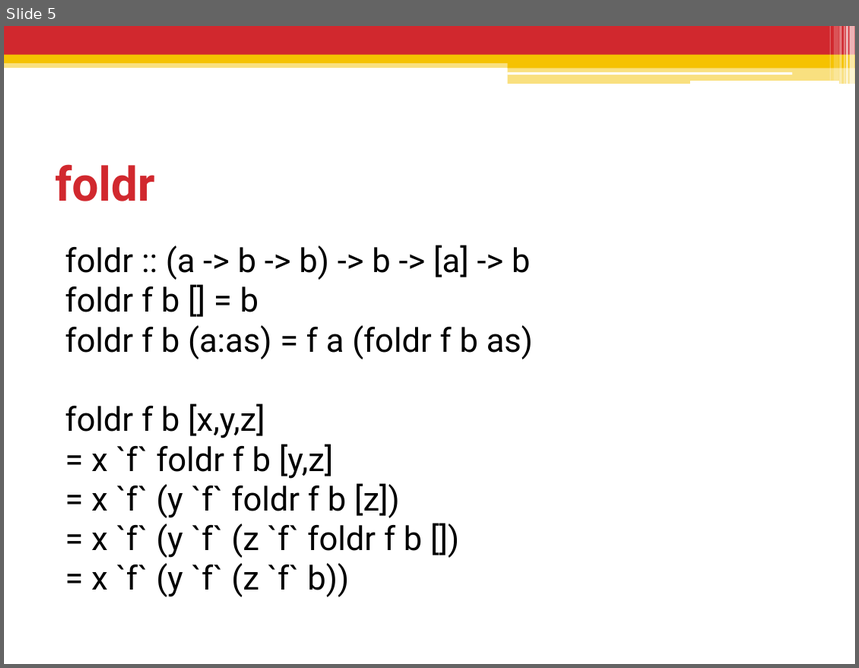
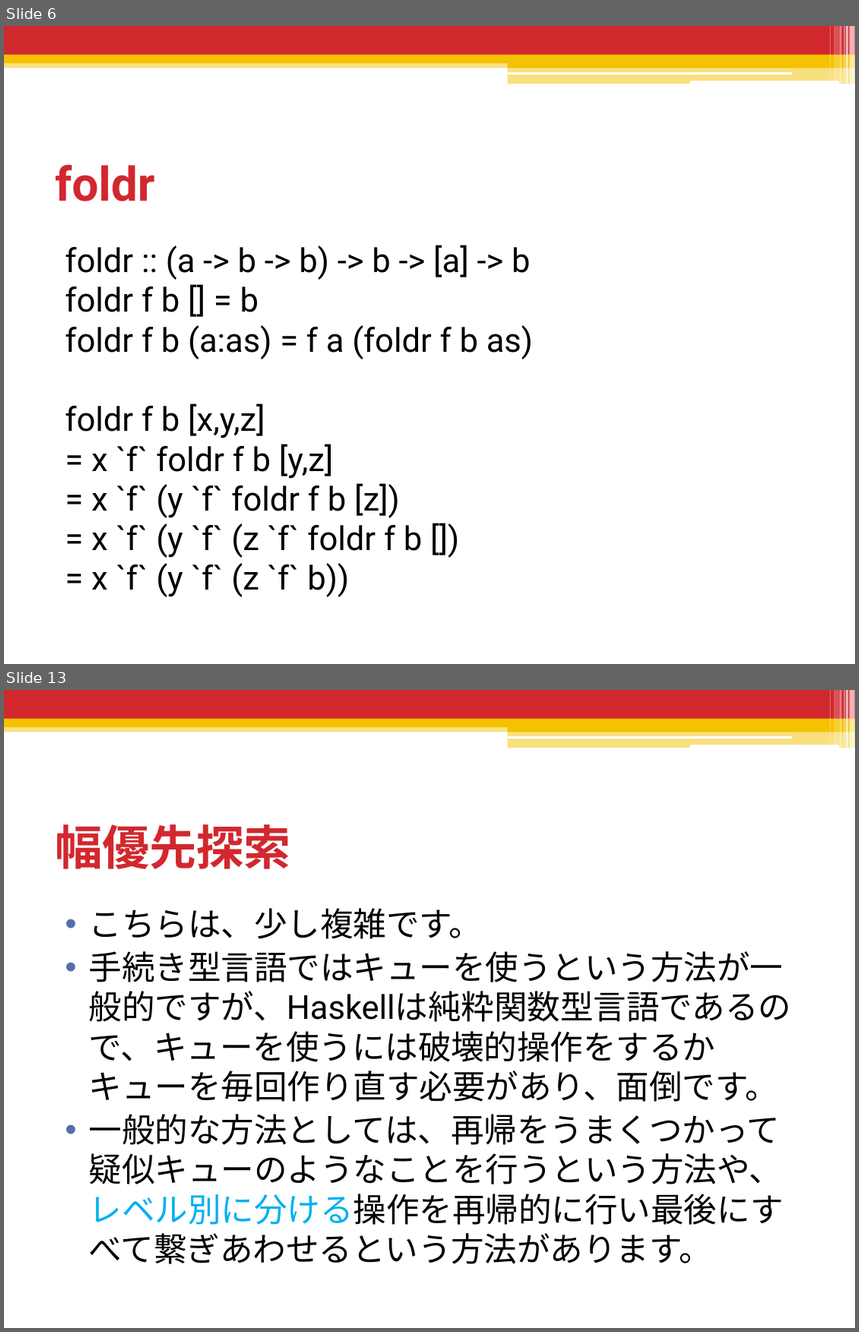
Before and after one commit to shiatsumat/HaskellLecture, a slide deck: 3_recursion_data/slides/3_recursion_data.pptx. Shown one above the other, each under a label of ours: slide 5 before the commit, slides 6 and 13 after it; the slides between them are not shown. The pictures are 859x668 and 859x1332 pixels, drawn with LibreOffice and Linux fonts; fonts in the diff are those of the drawing. Boxes give left, top, right and bottom in pixels: in the first picture for what was removed or moved away, otherwise in the second. Text is boxed around its words. In the diff, an @@ line names an element or a change of style, - is before the commit and + after.

```diff
--- a/3_recursion_data/slides/3_recursion_data.pptx
+++ b/3_recursion_data/slides/3_recursion_data.pptx
@@ slide 13 added at [4,690,855,1328], background #FFFFFF; not listed: 13 template elements that a slide beside it also shows @@
@@ title added at [55,825,291,869], 40 pt, text #D1282E, bold @@
+幅優先探索
@@ text added at [89,908,792,1265], 28 pt, text #000000 @@
+• こちらは、少し複雑です。
+• 手続き型言語ではキューを使うという方法が一般的ですが、Haskellは純粋関数型言語であるので、キューを使うには破壊的操作をするかキューを毎回作り直す必要があり、面倒です。
+• 一般的な方法としては、再帰をうまくつかって疑似キューのようなことを行うという方法や、レベル別に分ける操作を再帰的に行い最後にすべて繋ぎあわせるという方法があります。
@@ what was slide 5 is now slide 6 @@
```
Also in this commit, not shown: 16 other slides added, 3 slides removed, 26 other files.
